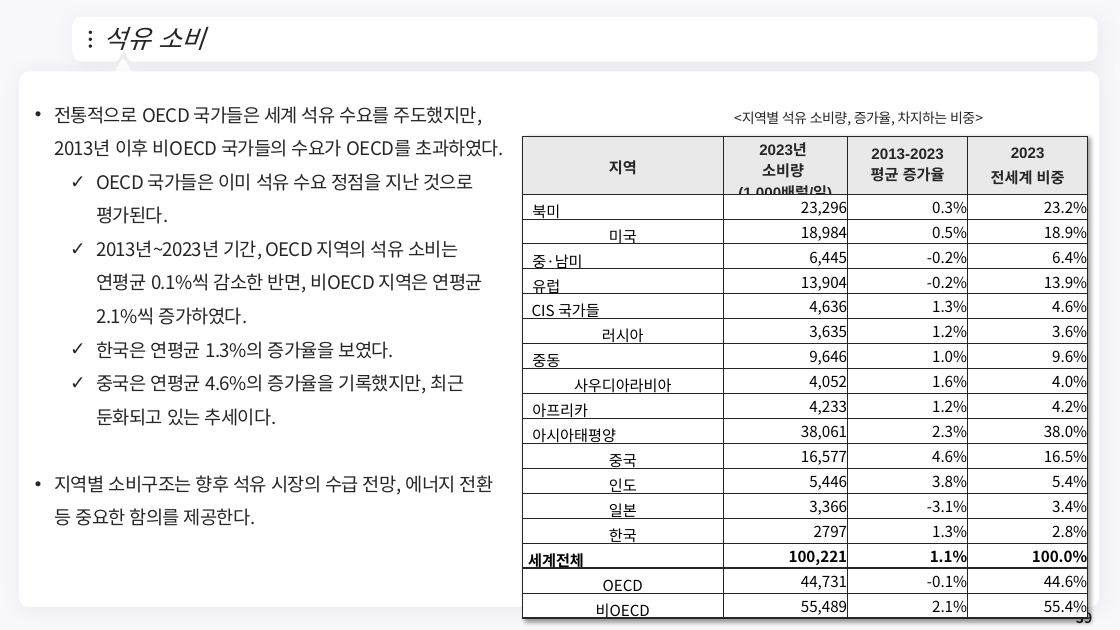
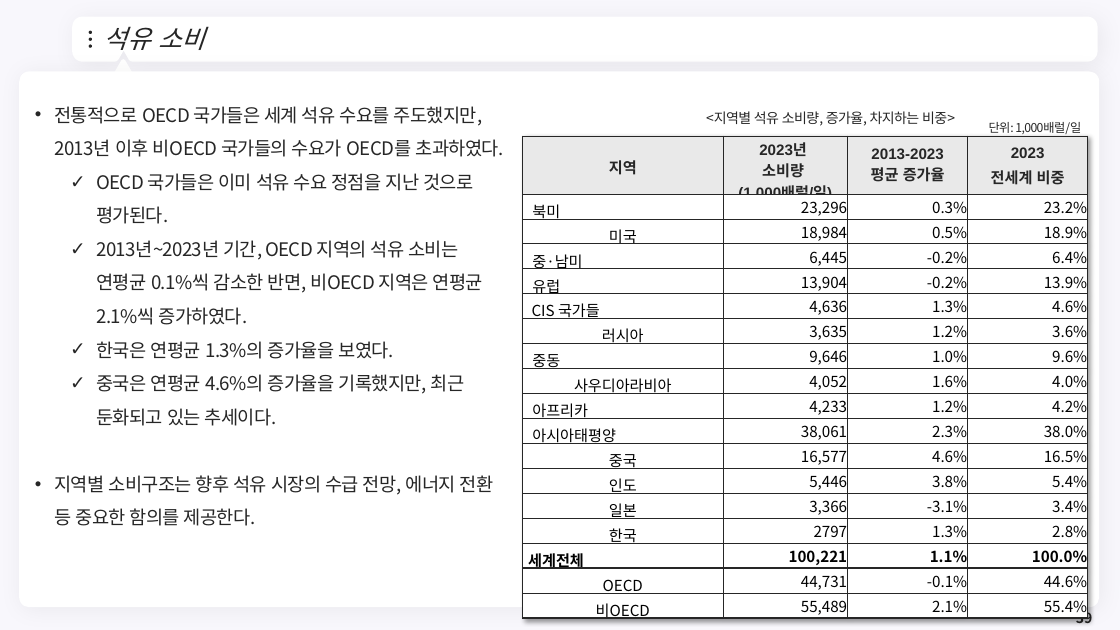
Before and after one commit to meandthey/Teaching, a slide deck: slide 39 of 에너지경제학/자원에너지경제학_Chapter_3 (석유).pptx. Drawn at 1120x630 pixels with LibreOffice and Linux fonts; fonts in the diff are those of the drawing; background and template pictures are left out. Boxes give left, top, right and bottom in pixels: in the first picture for what was removed or moved away, otherwise in the second. Text is boxed around its words. In the diff, an @@ line names an element or a change of style, - is before the commit and + after.

```diff
--- a/에너지경제학/자원에너지경제학_Chapter_3 (석유).pptx
+++ b/에너지경제학/자원에너지경제학_Chapter_3 (석유).pptx
@@ text "<지역별 석유 소비량, 증가율, 차지하는 ...": place and size @@
-text "<지역별 석유 소비량, 증가율, 차지하는 ..." at [734, 111, 983, 126]
+text "<지역별 석유 소비량, 증가율, 차지하는 ..." at [706, 111, 955, 126]
@@ text added at [989, 122, 1081, 134], 10.5 pt, text #262626 @@
+단위: 1,000배럴/일
```
Also in this commit, not shown: 4 other slides changed, 8 other files.
